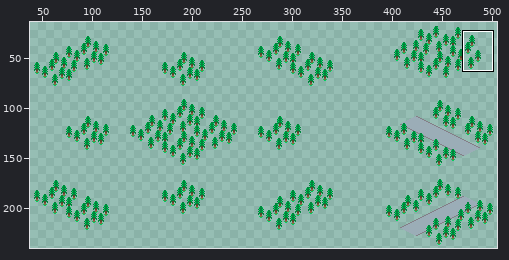
Edited in one commit: sprite sheet (Assets/Tiles/iso_128x64/terrain_feature_forests.png). Above: a wide view before the commit, with the close-up outlined.
Close-up. Old version:
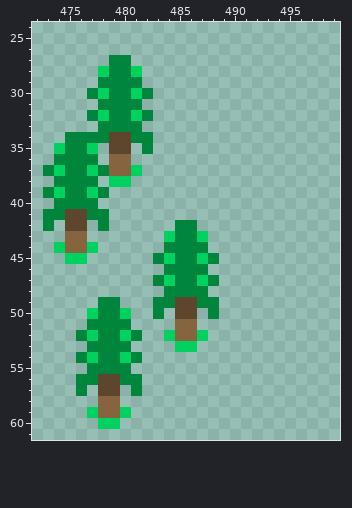
The file is 512x240 pixels. Shown: x 472..499, y 24..61. The wide view leaves out empty margins. The commit also changed other parts of the picture, which this record leaves out.
After the commit:
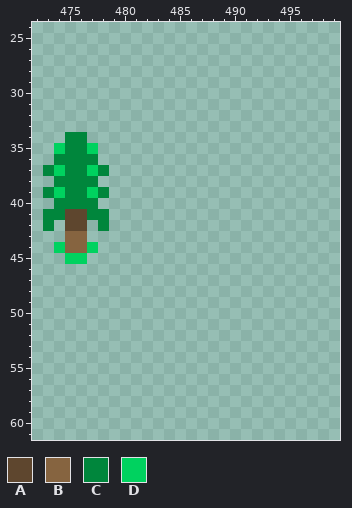
Palette (. is transparent): A #5e462e  B #866440  C #00863c  D #00d25f
Diff:
{"y":27,"x":479,"old":"CC","new":".."}
{"y":28,"x":478,"old":"DCCD","new":"...."}
{"y":29,"x":478,"old":"CCCC","new":"...."}
{"y":30,"x":477,"old":"CDCCDC","new":"......"}
{"y":31,"x":478,"old":"CCCC","new":"...."}
{"y":32,"x":477,"old":"CDCCDC","new":"......"}
{"y":33,"x":478,"old":"CCCC","new":"...."}
{"y":34,"x":477,"old":"CCAACC","new":"......"}
{"y":35,"x":479,"old":"AA","new":".."}
{"y":35,"x":482,"old":"C","new":"."}
{"y":36,"x":479,"old":"BB","new":".."}
{"y":37,"x":479,"old":"BBD","new":"..."}
{"y":38,"x":479,"old":"DD","new":".."}
{"y":42,"x":485,"old":"CC","new":".."}
{"y":43,"x":484,"old":"DCCD","new":"...."}
{"y":44,"x":484,"old":"CCCC","new":"...."}
{"y":45,"x":483,"old":"CDCCDC","new":"......"}
{"y":46,"x":484,"old":"CCCC","new":"...."}
{"y":47,"x":483,"old":"CDCCDC","new":"......"}
{"y":48,"x":484,"old":"CCCC","new":"...."}
{"y":49,"x":478,"old":"CC","new":".."}
{"y":49,"x":483,"old":"CCAACC","new":"......"}
{"y":50,"x":477,"old":"DCCD","new":"...."}
{"y":50,"x":483,"old":"C","new":"."}
{"y":50,"x":485,"old":"AA","new":".."}
{"y":50,"x":488,"old":"C","new":"."}
{"y":51,"x":477,"old":"CCCC","new":"...."}
{"y":51,"x":485,"old":"BB","new":".."}
{"y":52,"x":476,"old":"CDCCDC","new":"......"}
{"y":52,"x":484,"old":"DBBD","new":"...."}
{"y":53,"x":477,"old":"CCCC","new":"...."}
{"y":53,"x":485,"old":"DD","new":".."}
{"y":54,"x":476,"old":"CDCCDC","new":"......"}
{"y":55,"x":477,"old":"CCCC","new":"...."}
{"y":56,"x":476,"old":"CCAACC","new":"......"}
{"y":57,"x":476,"old":"C","new":"."}
{"y":57,"x":478,"old":"AA","new":".."}
{"y":57,"x":481,"old":"C","new":"."}
{"y":58,"x":478,"old":"BB","new":".."}
{"y":59,"x":477,"old":"DBBD","new":"...."}
{"y":60,"x":478,"old":"DD","new":".."}
{"label":"erased","picture_box":[87,55,153,187]}
{"label":"erased","picture_box":[76,220,219,429]}
